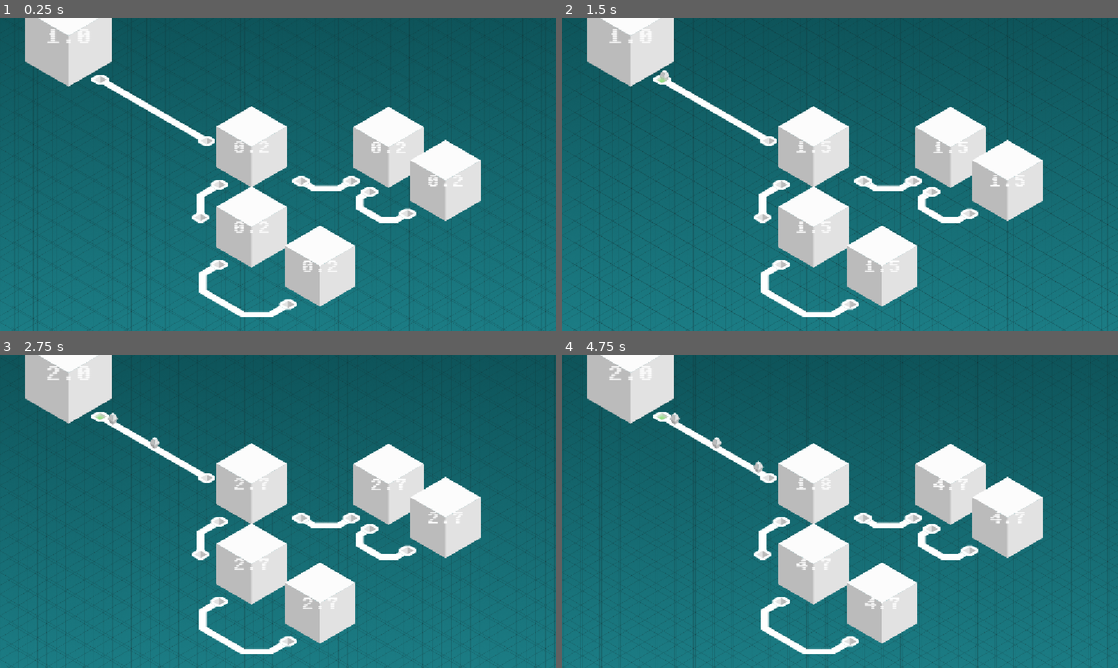
Above: before the commit, frames 1-4 (two rows, left to right).
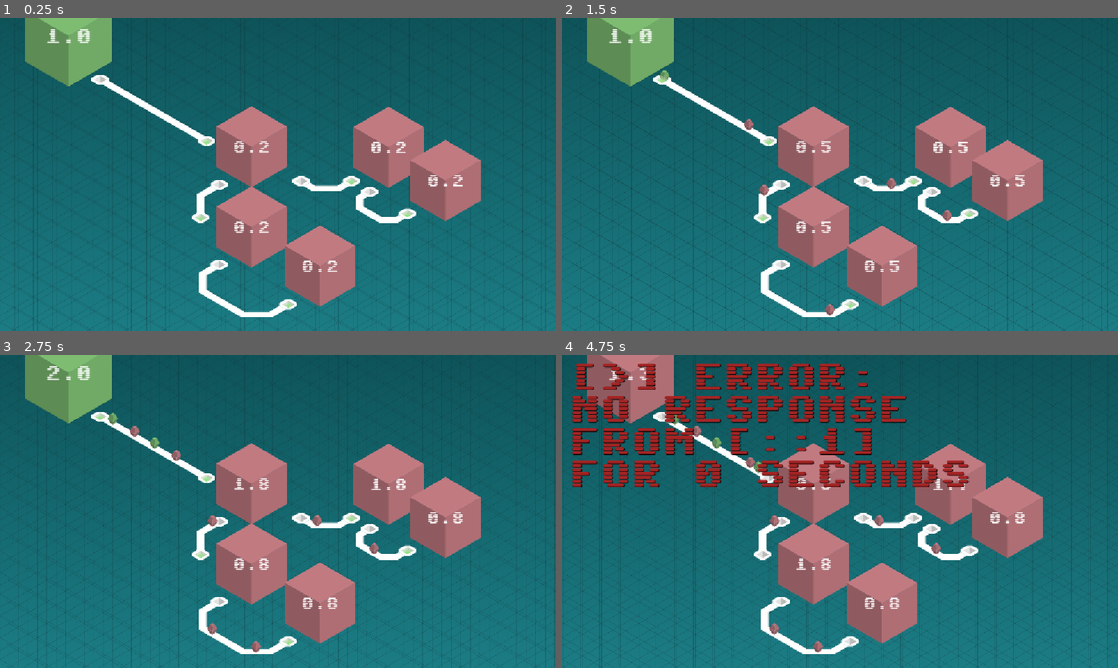
Above: after the commit, the same moments.

Repository: m14n-dev/brackeys2026
Game: Godot game, scene res://arena/arena_3/Arena3.tscn
The game is run twice, just before and just after one commit, with the same random seed, the same clock (stepped at 60 frames per second) and the same inputs. This scene is started directly instead of the project's main scene.
Inputs (mouse positions are in pixels of both pictures, inside the frame that each line leads up to):
- Up to frame 1 (0.25 s): no input
- Up to frame 2 (1.5 s): move the mouse to (628, 36) at 0.52 s; click (628, 36) at 0.67 s; move the mouse to (662, 80) at 1.27 s; click (662, 80) at 1.42 s
- Up to frame 3 (2.75 s): move the mouse to (205, 477) at 2.02 s; click (205, 477) at 2.17 s
- Up to frame 4 (4.75 s): move the mouse to (812, 483) at 2.77 s; click (812, 483) at 2.92 s; move the mouse to (778, 520) at 3.52 s; click (778, 520) at 3.67 s; move the mouse to (762, 555) at 4.27 s; click (762, 555) at 4.42 s

The runs differ from the first frame. In frame 1, 15% of the frame differs, in the area x 4-87%, y 0-93%; in frame 2, 15%; in frame 3, 15%; in frame 4, 23%, in the area x 1-87%, y 0-96%.
Error before the commit: Parse Error: Could not find type "GameState" in the current scope. (res://arena/Arena.gd:85)

Commit message:
AllOut AI behavior

Diff:
--- a/trust-no-one/ai/AiBehavior.gd
+++ b/trust-no-one/ai/AiBehavior.gd
@@ -3,12 +3,12 @@
 var faction: Faction
 var arena: Arena
 
-func _init_from_gamestate(faction: Faction, arena: Arena, state: Array[FactionGameState]):
+func _init_from_gamestate(faction: Faction, arena: Arena, state: GameState):
 	self.faction = faction
 	self.arena = arena
 	pass
 
-func update_from_gamestate(state: Array[FactionGameState]):
+func update_from_gamestate(state: GameState):
 	pass
 
 func on_any_package_recv(server: Server, package: Package):
--- /dev/null
+++ b/trust-no-one/ai/AllOutAiBehavior.gd
@@ -0,0 +1,67 @@
+# Selects a single target node and builds an as large as possible node tree to support the attack
+class_name AllOutAiBehavior
+extends AiBehavior
+
+const power_factor = 0.01
+var enmity: Dictionary[Color, float] = {}
+var power_scaled_enmity: Dictionary[Color, float] = {}
+
+func on_any_package_recv(server: Server, package: Package):
+	if server.faction_id == faction.id and package.color != faction.color:
+		if package.color not in enmity:
+			enmity[package.color] = 0
+		enmity[package.color] += package.power
+
+func update_from_gamestate(state: GameState):
+	for color in state.by_color:
+		if color == faction.color:
+			continue
+		if color not in enmity:
+			enmity[color] = 0
+		power_scaled_enmity[color] = enmity[color] + (state.by_color[color].total_power * power_factor)
+
+func build_node_tree(target: Server) -> Array[Port]:
+	var assigned: Dictionary[Server, bool] = {}
+	var closed: Array[Port] = []
+	var open: Array[Port] = []
+
+	for port in target.ports:
+		if port.peer.server.faction_id != faction.id:
+			continue
+		open.append(port.peer)
+		assigned[port.peer.server] = true
+
+	while open.size() != 0:
+		var current = open.pop_front()
+		closed.append(current)
+
+		for port in current.server.ports:
+			if port.peer.server.faction_id != faction.id:
+				continue
+			if port.peer.server in assigned:
+				continue
+			open.append(port.peer)
+			assigned[port.peer.server] = true
+
+	return closed
+
+func colors_by_enmity() -> Array[Color]:
+	var colors: Array[Color] = power_scaled_enmity.keys().duplicate()
+	var sorter = func (a, b):
+		return power_scaled_enmity[a] > power_scaled_enmity[b]
+	colors.sort_custom(sorter)
+	return colors
+
+func get_next_target_server():
+	for color in colors_by_enmity():
+		for server in arena.get_servers_by_color(color):
+			for port in server.ports:
+				if port.peer.server.faction_id == faction.id:
+					return server
+	return null
+
+func get_active_ports() -> Array[Port]:
+	var server = get_next_target_server()
+	if server == null:
+		return []
+	return build_node_tree(server)
--- a/trust-no-one/ai/EnemyAi.gd
+++ b/trust-no-one/ai/EnemyAi.gd
@@ -1,23 +1,6 @@
 class_name EnemyAi extends Faction
 
 @export var behavior: AiBehavior = AiBehavior.new()
-
-func collect_game_state() -> Array[FactionGameState]:
-	var result: Array[FactionGameState] = []
-	var arena: Arena = $"../Arena"
-	for faction in arena.get_all_factions():
-		var state = FactionGameState.new()
-		state.id = faction.id
-		var servers = arena.get_servers_by_faction(faction.id)
-		state.servers = servers
-		var packages = arena.get_packages_by_faction(faction.id)
-		state.packages = packages
-		for server in servers:
-			state.total_power += server.power
-		for package in packages:
-			state.total_power += package.power
-		result.append(state)
-	return result
 
 
 # Called when the node enters the scene tree for the first time.
@@ -25,14 +8,13 @@
 	get_tree().current_scene.ready.connect(on_scene_ready)
 
 func on_scene_ready():
-	behavior._init_from_gamestate($"../Arena".get_faction_by_id(id), $"../Arena", collect_game_state())
+	behavior._init_from_gamestate($"../Arena".get_faction_by_id(id), $"../Arena", $"../Arena".collect_game_state())
 	for server in get_tree().get_nodes_in_group("server"):
 		server.on_package_recv.connect(behavior.on_any_package_recv)
 
-
 # Called every frame. 'delta' is the elapsed time since the previous frame.
 func _process(_delta):
-	behavior.update_from_gamestate(collect_game_state())
+	behavior.update_from_gamestate($"../Arena".collect_game_state())
 	var active_ports = behavior.get_active_ports()
 	for port in get_tree().get_nodes_in_group("port"):
 		if (port as Port).server.faction_id == id:
--- a/trust-no-one/ai/FactionGameState.gd
+++ b/trust-no-one/ai/FactionGameState.gd
@@ -1,6 +1,5 @@
-class_name FactionGameState extends Resource
+class_name GameStateSummary extends Resource
 
-var id: int
 var total_power: float
 var servers: Array[Server]
 var packages: Array[Package]
--- /dev/null
+++ b/trust-no-one/ai/GameState.gd
@@ -0,0 +1,5 @@
+class_name GameState
+extends Resource
+
+var by_color: Dictionary[Color, GameStateSummary] = {}
+var by_id: Dictionary[int, GameStateSummary] = {}
--- a/trust-no-one/arena/arena_3/Arena3.tscn
+++ b/trust-no-one/arena/arena_3/Arena3.tscn
@@ -3,7 +3,7 @@
 [ext_resource type="PackedScene" uid="uid://dovf0uuhggboa" path="res://arena/Arena.tscn" id="1_xsc7q"]
 [ext_resource type="Script" uid="uid://b2nvw43nnbirl" path="res://arena/Faction.gd" id="3_maffh"]
 [ext_resource type="Script" uid="uid://bog5gmtmfmy4p" path="res://ai/EnemyAi.gd" id="4_8tayl"]
-[ext_resource type="Script" uid="uid://ca3rj0thvcik6" path="res://ai/AiBehavior.gd" id="5_vkel1"]
+[ext_resource type="Script" uid="uid://b4aeq7ah88bh1" path="res://ai/AllOutAiBehavior.gd" id="4_qa4m7"]
 [ext_resource type="PackedScene" uid="uid://4out875511ee" path="res://server/server.tscn" id="6_maffh"]
 [ext_resource type="PackedScene" uid="uid://djhky8qb4vngw" path="res://connection/Connection.tscn" id="7_vkel1"]
 [ext_resource type="Texture2D" uid="uid://dwybh3b784clb" path="res://arena/arena_3/connection_1.png" id="8_3jjq0"]
@@ -12,9 +12,9 @@
 [ext_resource type="Texture2D" uid="uid://byun1pl8fcg0k" path="res://arena/arena_3/connection_4.png" id="11_qa4m7"]
 [ext_resource type="Texture2D" uid="uid://u2dvvdx7won1" path="res://arena/arena_3/connection_5.png" id="12_vuf4c"]
 
-[sub_resource type="Resource" id="Resource_3jjq0"]
-script = ExtResource("5_vkel1")
-metadata/_custom_type_script = "uid://ca3rj0thvcik6"
+[sub_resource type="Resource" id="Resource_qa4m7"]
+script = ExtResource("4_qa4m7")
+metadata/_custom_type_script = "uid://b4aeq7ah88bh1"
 
 [sub_resource type="Curve2D" id="Curve2D_ibq3o"]
 _data = {
@@ -57,7 +57,7 @@
 [node name="Enemy" type="Node2D" parent="." unique_id=1736889985]
 position = Vector2(415, 409)
 script = ExtResource("4_8tayl")
-behavior = SubResource("Resource_3jjq0")
+behavior = SubResource("Resource_qa4m7")
 id = 1
 color = Color(0.77, 0.48509997, 0.5135899, 1)
 
Not shown, added: trust-no-one/ai/AllOutAiBehavior.gd.uid
Not shown, added: trust-no-one/ai/GameState.gd.uid
